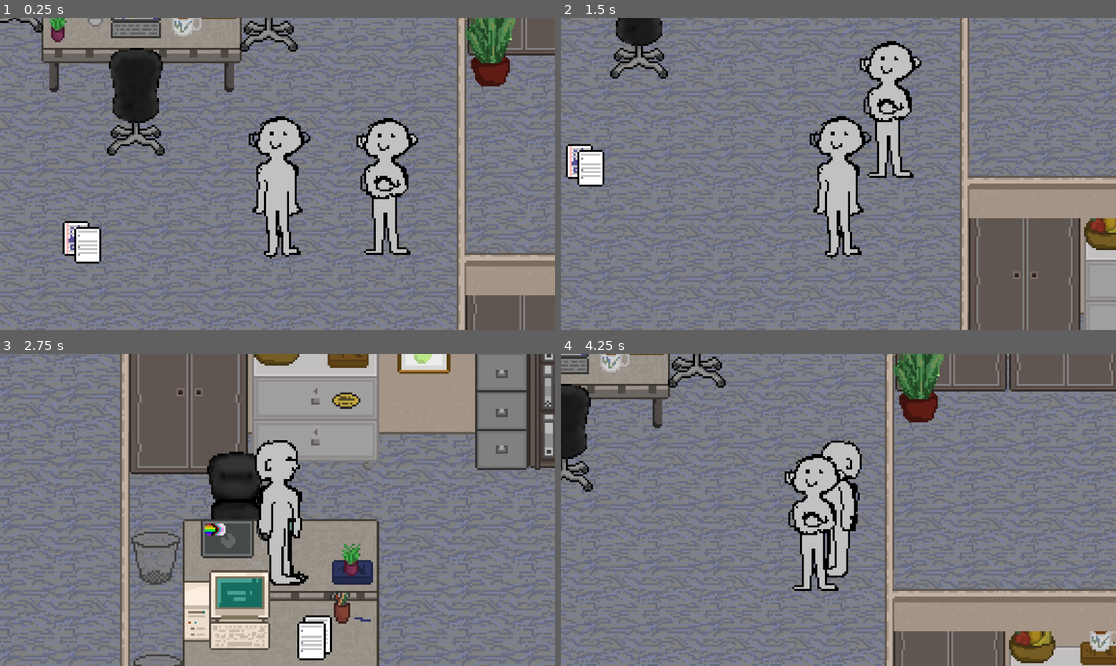
Above: before the commit, frames 1-4 (two rows, left to right).
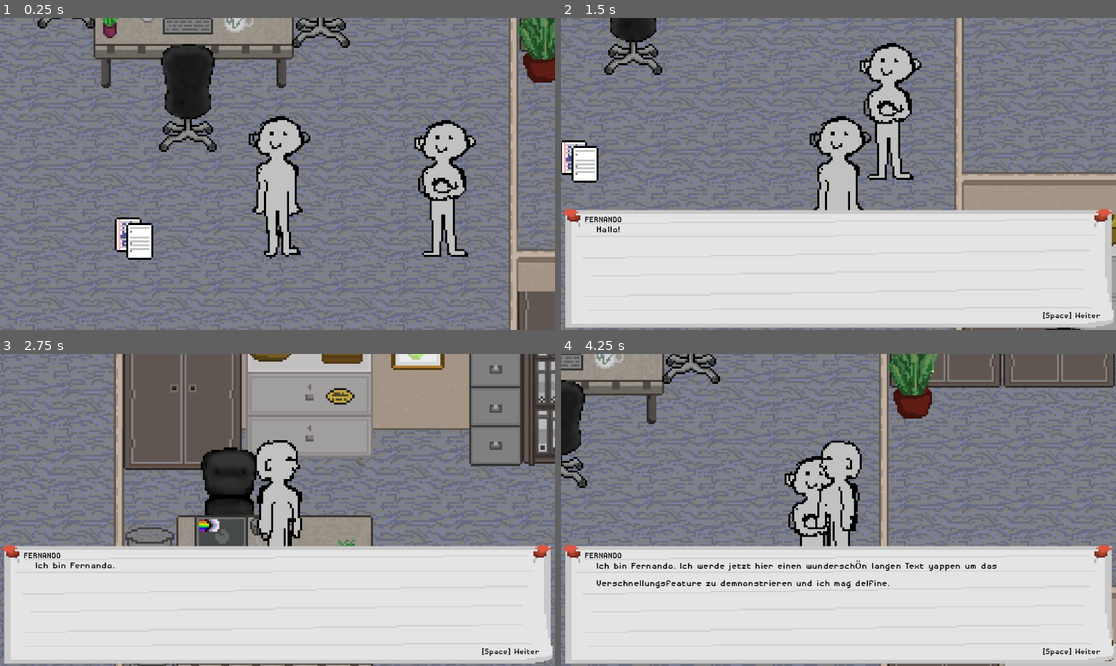
Above: after the commit, the same moments.

Repository: xMenetekel/Chaoffice
Game: Godot game, scene res://scenes/main.tscn
Same seed, same stepped clock (60 frames per second), same inputs: the game is played once before the commit and once after it.
Inputs (mouse positions are in pixels of both pictures, inside the frame that each line leads up to):
- Up to frame 1 (0.25 s): no input
- Up to frame 2 (1.5 s): tap Enter at 0.5 s; move the mouse to (960, 158) at 0.52 s; hold D (move_right) 0.53-1.28 s; hold Space (interact) 0.53-1.28 s; move the mouse to (727, 189) at 1.27 s; hold S (move_down) from 1.28 s (still down); tap Space (interact) at 1.35 s
- Up to frame 3 (2.75 s): move the mouse to (333, 441) at 2.02 s; release S (move_down) at 2.03 s; hold D (move_right) from 2.03 s (still down); hold Space (interact) from 2.03 s (still down); tap Mouse wheel up (zoom_in) at 2.1 s
- Up to frame 4 (4.25 s): move the mouse to (810, 572) at 2.77 s; release D (move_right) at 2.78 s; release Space (interact) at 2.78 s; hold W (move_up) 2.78-3.53 s; tap Mouse wheel down (zoom_out) at 2.85 s; tap Space (interact) at 3.05 s; move the mouse to (1005, 556) at 3.52 s; hold A (move_left) from 3.53 s (still down); hold Space (interact) from 3.53 s (still down)

The runs differ from the first frame. In frame 1, 34% of the frame differs, in the area x 0-100%, y 0-100%; in frame 2, 49%; in frame 3, 50%; in frame 4, 51%.

Commit message:
dialogegit add .!

Diff:
--- /dev/null
+++ b/dialogue/fernando/default.json
@@ -0,0 +1,9 @@
+[
+  {
+    "condition": null,
+    "lines": [
+      "Hallo!",
+      "Ich bin Fernando. Ich werde jetzt hier einen wunderschön langen Text yappen um das Verschnellungsfeature zu demnonstrieren und ich mag delfine."
+    ]
+  }
+]
--- a/scenes/DialogueUI.tscn
+++ b/scenes/DialogueUI.tscn
@@ -32,7 +32,6 @@
 layout_mode = 0
 offset_right = 203.0
 offset_bottom = 20.0
-text = "Icke bins eins npc"
 label_settings = SubResource("LabelSettings_0qyo7")
 vertical_alignment = 1
 uppercase = true
@@ -46,7 +45,6 @@
 theme_override_colors/default_color = Color(0, 0, 0, 1)
 theme_override_constants/line_separation = 12
 theme_override_font_sizes/normal_font_size = 23
-text = "Das ist ein toller Placeholder der ganz viel Sinn hat und mega aussagekräftig. Bitte werd noch länger damit ich endlich einen Zeilenumbruch habe."
 fit_content = true
 scroll_active = false
 text_direction = 1
@@ -59,4 +57,4 @@
 offset_bottom = 219.0
 theme_override_colors/font_color = Color(0, 0, 0, 1)
 theme_override_font_sizes/font_size = 20
-text = "[Klick] Weiter"
+text = "[Space] Weiter"
--- a/scenes/Player/player.gd
+++ b/scenes/Player/player.gd
@@ -4,7 +4,7 @@
 
 # Called when the node enters the scene tree for the first time.
 func _ready() -> void:
-	pass # Replace with function body.
+	add_to_group("player")
 
 
 # Called every frame. 'delta' is the elapsed time since the previous frame.
--- a/scenes/Player/player.tscn
+++ b/scenes/Player/player.tscn
@@ -150,7 +150,7 @@
 [sub_resource type="RectangleShape2D" id="RectangleShape2D_x8khf"]
 size = Vector2(19, 63)
 
-[node name="CharacterBody2D" type="CharacterBody2D" unique_id=587769380]
+[node name="Player" type="CharacterBody2D" unique_id=587769380]
 motion_mode = 1
 script = ExtResource("1_1kbk7")
 move_speed = 200.0
--- a/scenes/main.tscn
+++ b/scenes/main.tscn
@@ -5,7 +5,7 @@
 [ext_resource type="PackedScene" uid="uid://dvjy4cq052cka" path="res://scenes/Player/player.tscn" id="3_sugp2"]
 [ext_resource type="PackedScene" uid="uid://b4eljfgdtm0d" path="res://scenes/npcs/Fernando.tscn" id="4_jyhfs"]
 
-[node name="Main" type="Node" unique_id=1386797924]
+[node name="Main" type="Node" unique_id=2117982322]
 
 [node name="Node2D" parent="." unique_id=1867850265 instance=ExtResource("1_o5qli")]
 position = Vector2(452, 622)
@@ -14,8 +14,10 @@
 
 [node name="DialogueUI" parent="." unique_id=1934225950 instance=ExtResource("2_0wfyh")]
 
-[node name="CharacterBody2D2" parent="." unique_id=930304160 instance=ExtResource("3_sugp2")]
-position = Vector2(583, 335)
+[node name="Fernando" parent="." unique_id=1139556431 instance=ExtResource("4_jyhfs")]
+position = Vector2(642, 344)
+npc_id = "fernando"
+npc_name = "Fernando"
 
-[node name="CharacterBody2D3" parent="." unique_id=1139556431 instance=ExtResource("4_jyhfs")]
-position = Vector2(639, 341)
+[node name="Player" parent="." unique_id=1220295638 instance=ExtResource("3_sugp2")]
+position = Vector2(556, 337)
--- a/scenes/npcs/Fernando.tscn
+++ b/scenes/npcs/Fernando.tscn
@@ -1,6 +1,7 @@
 [gd_scene format=3 uid="uid://b4eljfgdtm0d"]
 
 [ext_resource type="PackedScene" uid="uid://cqkrk4apjwft3" path="res://scenes/npcs/base_npc.tscn" id="1_m0aaq"]
+[ext_resource type="Script" uid="uid://0w4pwrg5u02l" path="res://scenes/npcs/base_npc.gd" id="2_408yk"]
 [ext_resource type="Texture2D" uid="uid://dk8ye3lllcw0l" path="res://assets/godot/walkingHumans/mensch1.png" id="2_bnifb"]
 
 [sub_resource type="RectangleShape2D" id="RectangleShape2D_408yk"]
@@ -28,12 +29,16 @@
 "speed": 2.0
 }]
 
-[node name="CharacterBody2D" unique_id=1139556431 instance=ExtResource("1_m0aaq")]
+[node name="Fernando" unique_id=1139556431 instance=ExtResource("1_m0aaq")]
+script = ExtResource("2_408yk")
 
 [node name="CollisionShape2D" parent="." index="0" unique_id=661832740]
 position = Vector2(0, 1)
 shape = SubResource("RectangleShape2D_408yk")
 
+[node name="CollisionShape2D" parent="Area2D" parent_id_path=PackedInt32Array(1842933805) index="0" unique_id=1862917947]
+disabled = false
+
 [node name="AnimatedSprite2D" type="AnimatedSprite2D" parent="." index="2" unique_id=2111446462]
 position = Vector2(4, -7)
 sprite_frames = SubResource("SpriteFrames_5a5sv")
--- a/scenes/npcs/base_npc.gd
+++ b/scenes/npcs/base_npc.gd
@@ -1,5 +1,5 @@
 class_name BaseNPC
-extends Area2D
+extends CharacterBody2D
 
 @export var npc_id: String = ""
 @export var npc_name: String = ""
@@ -8,8 +8,8 @@
 var player_nearby: bool = false
 
 func _ready() -> void:
-	body_entered.connect(_on_body_entered)
-	body_exited.connect(_on_body_exited)
+	$Area2D.body_entered.connect(_on_body_entered)
+	$Area2D.body_exited.connect(_on_body_exited)
 	GameState.day_changed.connect(_on_day_changed)
 	_load_dialogue()
 
@@ -29,7 +29,8 @@
 
 func _input(event: InputEvent) -> void:
 	if player_nearby and event.is_action_pressed("interact"):
-		_on_interact()
+		if player_nearby:
+			_on_interact()
 
 func _on_interact() -> void:
 	if dialogue_data.is_empty():
--- a/scenes/npcs/base_npc.tscn
+++ b/scenes/npcs/base_npc.tscn
@@ -1,15 +1,18 @@
 [gd_scene format=3 uid="uid://cqkrk4apjwft3"]
 
 [sub_resource type="CircleShape2D" id="CircleShape2D_6qnc6"]
+radius = 22.0
 
 [sub_resource type="CircleShape2D" id="CircleShape2D_65blf"]
+radius = 41.0
 
-[node name="CharacterBody2D" type="CharacterBody2D" unique_id=1139556431]
+[node name="base_npc" type="CharacterBody2D" unique_id=1139556431]
 
 [node name="CollisionShape2D" type="CollisionShape2D" parent="." unique_id=661832740]
 shape = SubResource("CircleShape2D_6qnc6")
 
 [node name="Area2D" type="Area2D" parent="." unique_id=1842933805]
+collision_layer = 2
 
 [node name="CollisionShape2D" type="CollisionShape2D" parent="Area2D" unique_id=1862917947]
 shape = SubResource("CircleShape2D_65blf")
--- a/scripts/autoload/DialogueManager.gd
+++ b/scripts/autoload/DialogueManager.gd
@@ -3,19 +3,16 @@
 signal dialogue_started(npc_id: String)
 signal dialogue_finished(npc_id: String)
 
-var _current_lines: Array[String] = []
+var _current_lines: Array = []
 var _current_index: int = 0
 var _pending_effects: Dictionary = {}
 var _active_npc: String = ""
 var _active_npc_name: String = ""
 var _is_active: bool = false
-var _ui: CanvasLayer
+var _ui: DialogueUI
 
-func _ready() -> void:
-	await get_tree().process_frame
-	_ui = get_tree().get_first_node_in_group("dialogue_ui")
-	if _ui == null:
-		push_warning("DialogueManager: kein Node in Gruppe 'dialogue_ui' gefunden")
+func init(ui: DialogueUI) -> void:
+	_ui = ui
 
 func start_dialogue(npc_id: String, npc_name: String, branches: Array) -> void:
 	if _is_active:
--- a/scripts/dialogue_ui.gd
+++ b/scripts/dialogue_ui.gd
@@ -1,3 +1,4 @@
+class_name DialogueUI
 extends CanvasLayer
 
 @onready var panel: NinePatchRect = $Panel
@@ -12,6 +13,7 @@
 var _is_fast: bool = false
 
 func _ready() -> void:
+	DialogueManager.init(self)
 	visible = false
 
 func show_line(npc_name: String, text: String) -> void:
